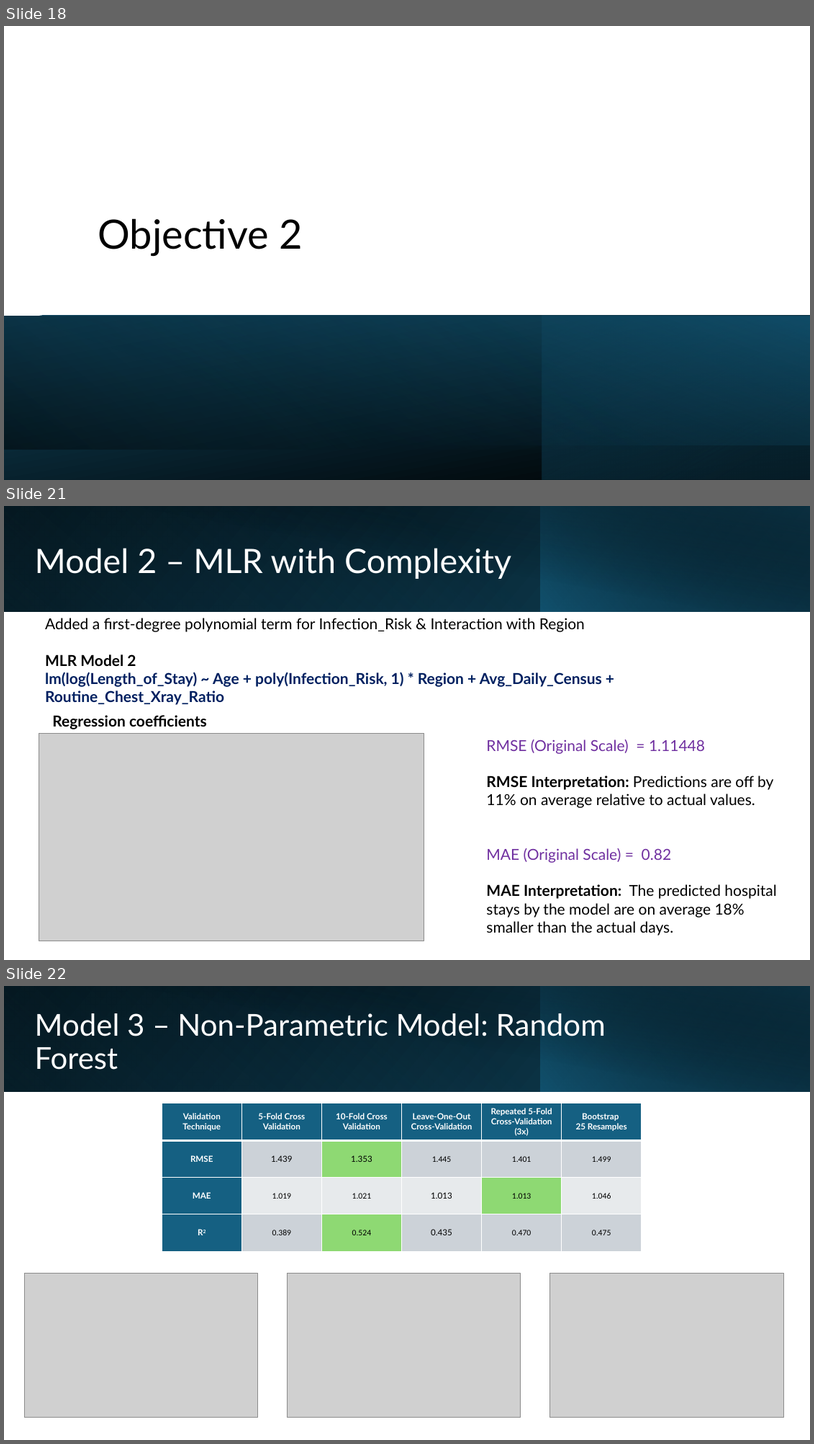
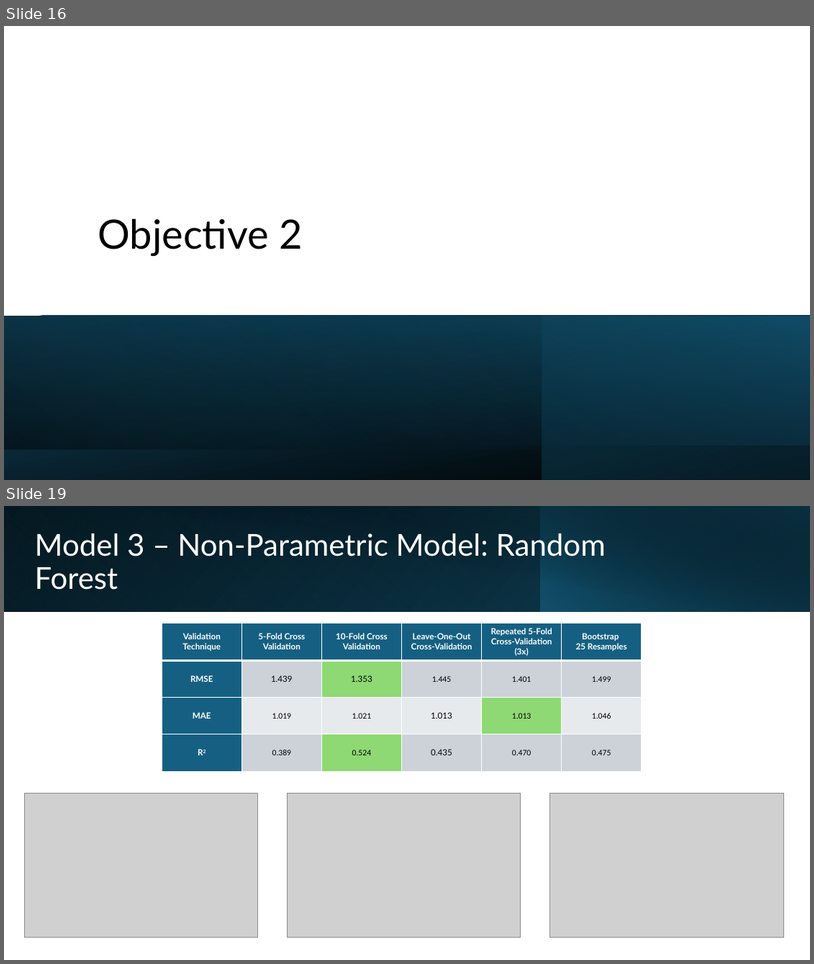
Before and after one commit to kradhakrishnan0714/Hospitalization-Stays-Prediction, a slide deck: Hospitalization Stays Prediction - Updated.pptx. Shown one above the other, each under a label of ours: slides 18, 21 and 22 before the commit, slides 16 and 19 after it; the slides between them are not shown. The pictures are 814x1444 and 814x964 pixels, drawn with LibreOffice and Linux fonts; fonts in the diff are those of the drawing; grey boxes stand for pictures. Boxes give left, top, right and bottom in pixels: in the first picture for what was removed or moved away, otherwise in the second. Text is boxed around its words. In the diff, an @@ line names an element or a change of style, - is before the commit and + after.

```diff
--- a/Hospitalization Stays Prediction - Updated.pptx
+++ b/Hospitalization Stays Prediction - Updated.pptx
@@ slide 21 removed at [4,506,810,960], background #FFFFFF @@
@@ rectangle removed at [4,506,810,611] @@
@@ rectangle removed at [4,506,541,611] @@
@@ rectangle removed at [34,506,810,612] @@
@@ rectangle removed at [540,506,810,611] @@
@@ title removed at [35,548,512,579] @@
-Model 2 – MLR with Complexity
@@ text removed at [45,618,602,705] @@
-Added a first-degree polynomial term for Infection_Risk & Interaction with Region
-MLR Model 2
-lm(log(Length_of_Stay) ~ Age + poly(Infection_Risk, 1) * Region + Avg_Daily_Census + Routine_Chest_Xray_Ratio
@@ text removed at [52,715,207,729] @@
-Regression coefficients
@@ picture removed at [39,734,424,941] @@
@@ text removed at [486,739,777,935] @@
-RMSE (Original Scale) = 1.11448
-RMSE Interpretation: Predictions are off by 11% on average relative to actual values.
-MAE (Original Scale) = 0.82
-MAE Interpretation: The predicted hospital stays by the model are on average 18% smaller than the actual days.
@@ what was slide 18 is now slide 16 @@
@@ what was slide 22 is now slide 19 @@
```
Also in this commit, not shown: 6 slides changed, 2 other slides removed.
